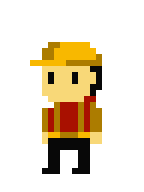
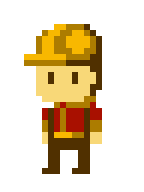
Revision of a layered 144 x 192 image; what changed, layer by layer:
painted on "레이어 1" over [24, 24, 102, 174]
